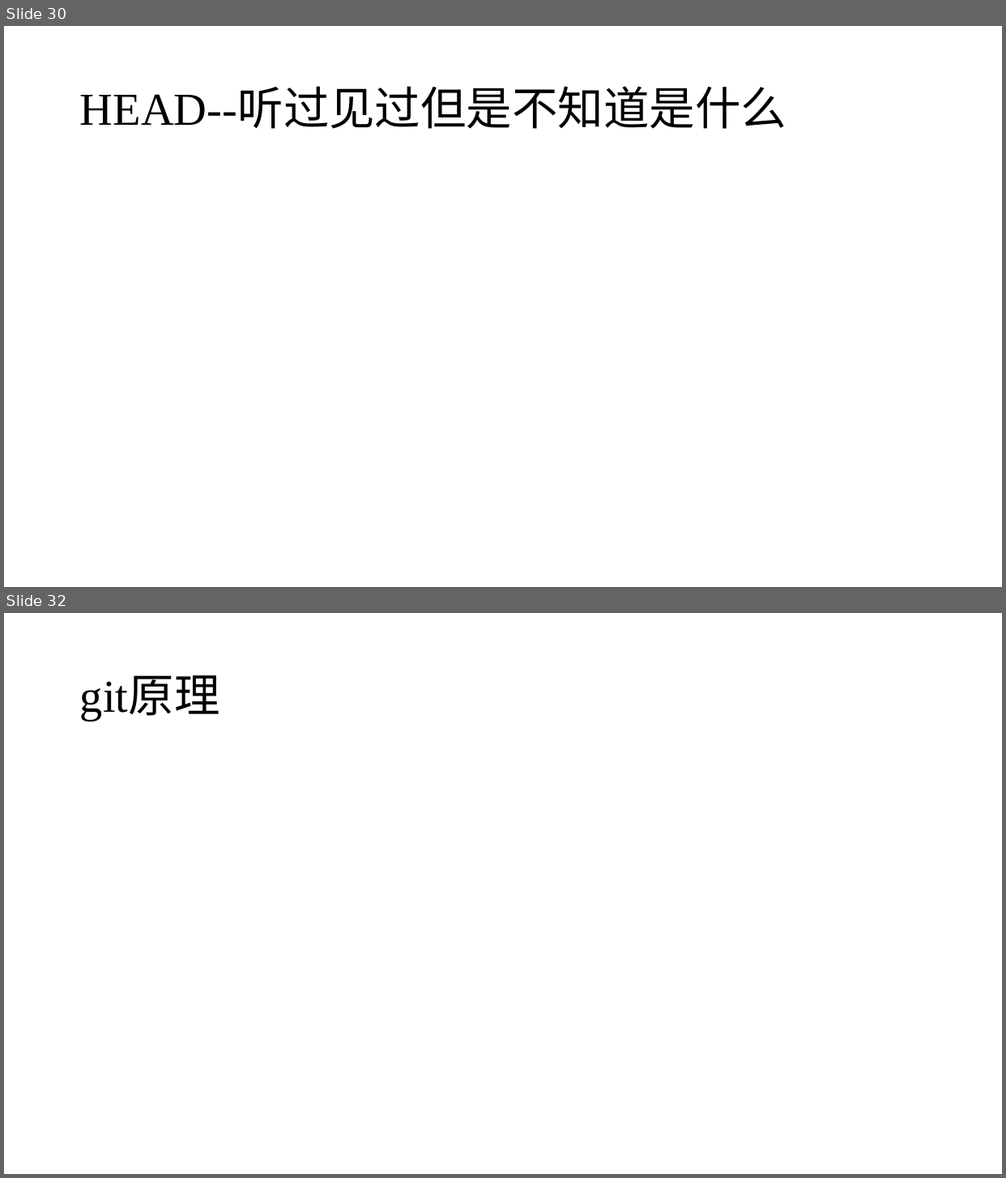
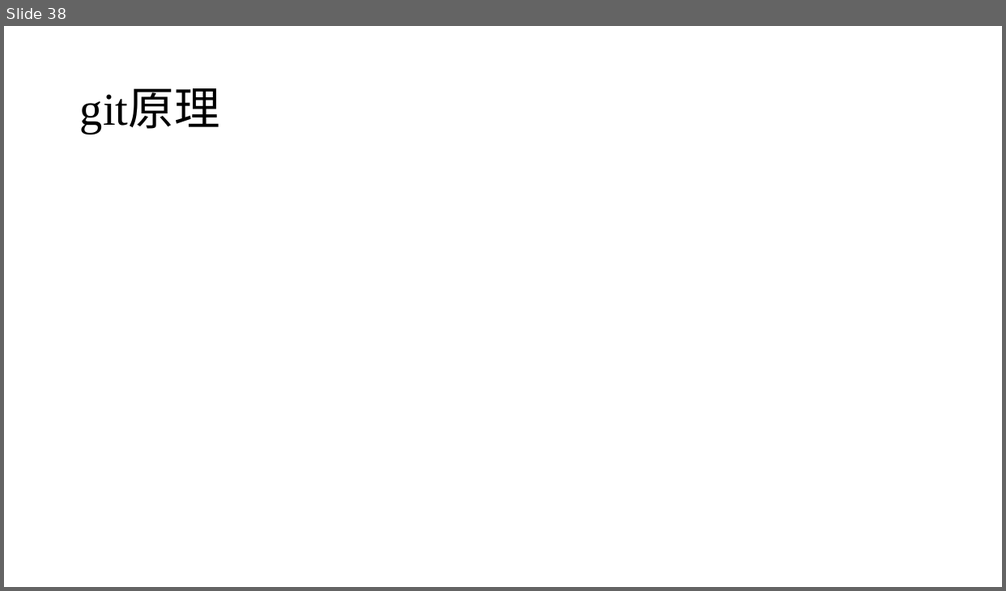
Before and after one commit to seahurt/lecture, a slide deck: using_git.pptx. Shown one above the other, each under a label of ours: slides 30 and 32 before the commit, slide 38 after it; the slides between them are not shown. The pictures are 1006x1178 and 1006x591 pixels, drawn with LibreOffice and Linux fonts; fonts in the diff are those of the drawing. Boxes give left, top, right and bottom in pixels: in the first picture for what was removed or moved away, otherwise in the second. Text is boxed around its words. In the diff, an @@ line names an element or a change of style, - is before the commit and + after.

```diff
--- a/using_git.pptx
+++ b/using_git.pptx
@@ slide 30 removed at [4,26,1002,587], background #FFFFFF @@
@@ title removed at [80,89,786,129] @@
-HEAD--听过见过但是不知道是什么
@@ what was slide 32 is now slide 38 @@
```
Also in this commit, not shown: 5 slides changed, 15 slides added, 8 other slides removed.
